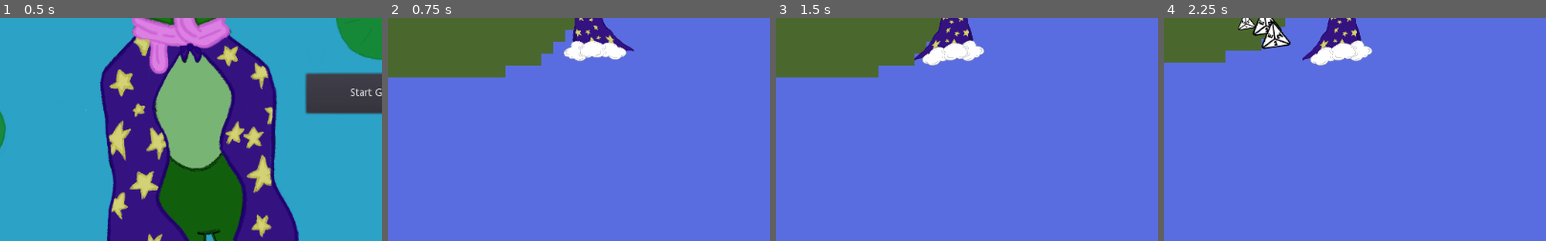
Above: before the commit, frames 1-4 (left to right).
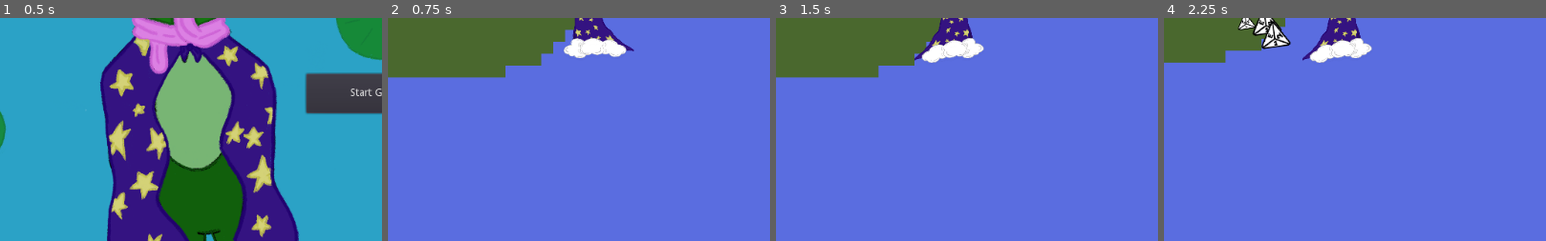
Above: after the commit, the same moments.

Repository: tylercchase/toadie
Game: Godot game, scene res://Scenes/UI/Main Menu.tscn
Same seed, same stepped clock (60 frames per second), same inputs: the game is played once before the commit and once after it.
Inputs (mouse positions are % of the whole screen's width and height, from its top left):
- Up to frame 1 (0.5 s): no input
- Up to frame 2 (0.75 s): click "Start Game" at 0.5 s
- Up to frame 3 (1.5 s): move the mouse to (72, 45) at 1.27 s; hold D (right) from 1.28 s (still down); click (72, 45) at 1.35 s
- Up to frame 4 (2.25 s): move the mouse to (30, 55) at 2.02 s; release D (right) at 2.03 s; hold S (down) from 2.03 s (still down); click (30, 55) at 2.1 s
The pictures show only the part of the screen within x 25-75%, y 50-100%; the shares and areas given below are measured in that part.

Frame 1 is identical in both runs. In frame 2, 0.6% of the frame differs, in the area x 46-63%, y 8-20%; in frame 3, 0.6%, in the area x 38-55%, y 8-22%; in frame 4, 0.6%.

Commit message:
Adjust level up since we only have 2 dice

Diff:
--- a/Scenes/Player.tscn
+++ b/Scenes/Player.tscn
@@ -30,6 +30,7 @@
 rotation = -0.0827195
 scale = Vector2( 0.229262, 0.229262 )
 frames = SubResource( 3 )
+frame = 2
 playing = true
 flip_h = true
 
--- a/Scenes/World.tscn
+++ b/Scenes/World.tscn
@@ -78,6 +78,7 @@
 [node name="audio" type="AudioStreamPlayer" parent="."]
 stream = ExtResource( 5 )
 volume_db = -39.694
+autoplay = true
 
 [node name="Camera2D" type="Camera2D" parent="."]
 current = true
--- a/Scripts/Player.gd
+++ b/Scripts/Player.gd
@@ -22,8 +22,10 @@
 	current_xp += h * 4 * xp_multiplier
 	while current_xp >= next_xp:
 		current_xp -= next_xp
-		next_xp *= 2
+#		next_xp *= 2
+		next_xp = 200000000000000000000000
 		Events.emit_signal("level_up")
+		projectile = other_projectile
 	Events.emit_signal("set_xp", float(current_xp) / next_xp * 100)
 
 func get_input():
